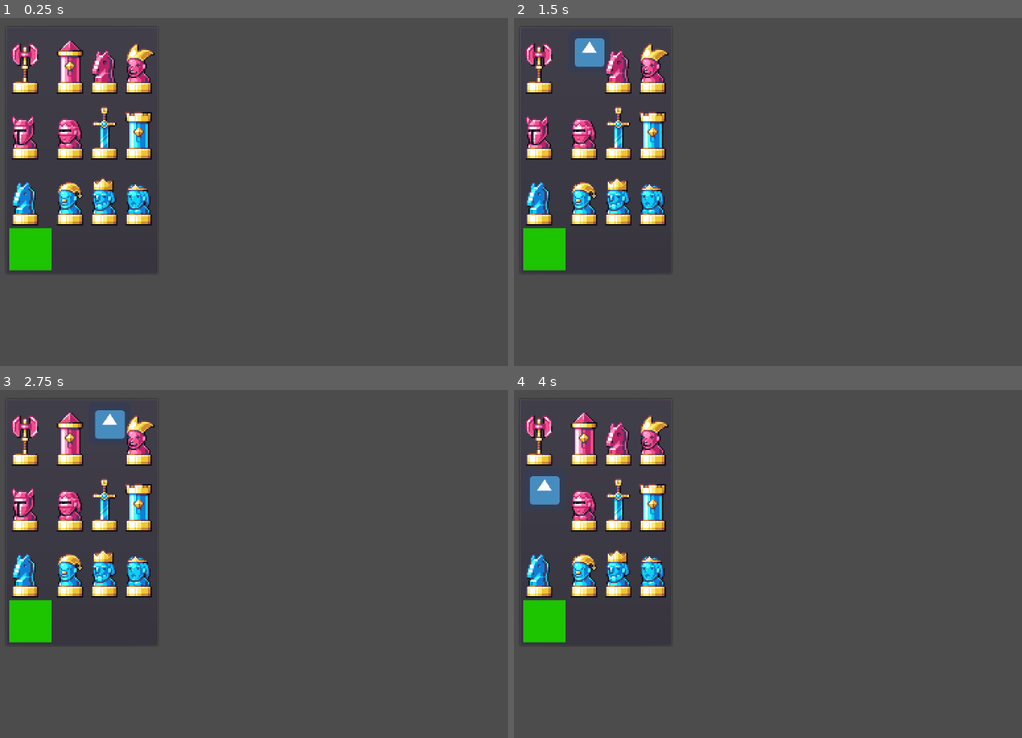
Above: before the commit, frames 1-4 (two rows, left to right).
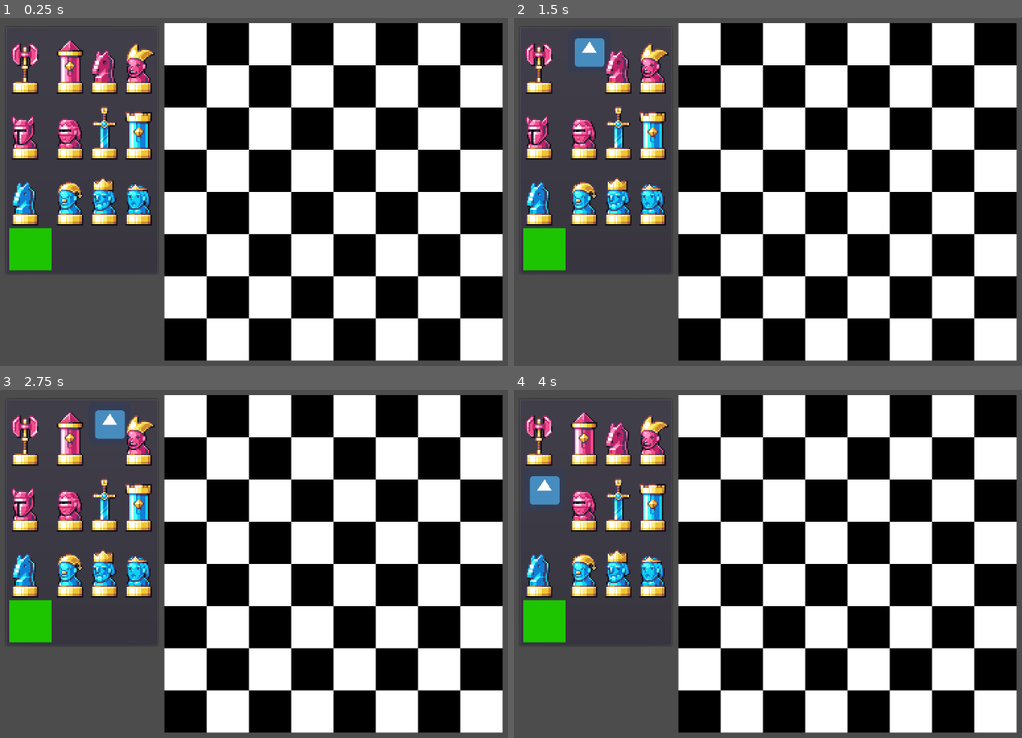
Above: after the commit, the same moments.

Repository: cis3296f22/ExcessChess
Game: Godot game, scene res://crafting_menu/CraftingMenu.tscn
Same seed, same stepped clock (60 frames per second), same inputs: the game is played once before the commit and once after it. The engine's default icon, where the game draws it, is replaced by a stand-in: a white triangle on a blue panel in a dark square.
Inputs (mouse positions are in pixels of both pictures, inside the frame that each line leads up to):
- Up to frame 1 (0.25 s): no input
- Up to frame 2 (1.5 s): click (544, 63) at 0.5 s; click (585, 63) at 1.25 s
- Up to frame 3 (2.75 s): click (106, 435) at 2 s
- Up to frame 4 (4 s): click (651, 435) at 2.75 s; click (544, 501) at 3.5 s

The runs differ from the first frame. In frame 1, 65% of the frame differs, in the area x 32-100%, y 1-99%; in frame 2, 65%; in frame 3, 65%; in frame 4, 65%.
Error before the commit: Parse Error: Too many arguments for "add_pos_linear()" call. Expected at most 6. (res://engine/move/horizontal_move.gd:27)

Commit message:
Pass rook test and horizontal movements.

Diff:
--- a/code/engine/move/horizontal_move.gd
+++ b/code/engine/move/horizontal_move.gd
@@ -14,21 +14,19 @@
 # Validates a line of spaces and adds valid spaces to the list of positions.
 # Arguments:
 # positions: The array of positions.
-# game: The game state information.
 # pos: The original position of the piece.
 # piece: The selected piece's state information.
-func add_pos(positions, game, pos, piece):
+# game: The game state information.
+func add_pos(positions, pos, piece, game):
 	var start
 	var end
 	# Check spaces to the right.
 	start = pos + 1
 	end = game.width * (pos / game.width + 1)
 	if start < end:
-		linear.add_pos_linear(positions, start, end, 1,
-				game.max_pos, piece.team, game.pieces)
+		linear.add_pos_linear(positions, start, end, 1, piece.team, game)
 	# Check spaces to the left.
 	start = pos - 1
 	end = game.width * (pos / game.width) - 1
 	if start > end:
-		linear.add_pos_linear(positions, start, end, -1,
-				game.max_pos, piece.team, game.pieces)
+		linear.add_pos_linear(positions, start, end, -1, piece.team, game)
--- a/code/engine/move/vertical_move.gd
+++ b/code/engine/move/vertical_move.gd
@@ -15,21 +15,19 @@
 # Validates a line of spaces and adds valid spaces to the list of positions.
 # Arguments:
 # positions: The array of positions.
-# game: The game state information.
 # pos: The original position of the piece.
 # piece: The selected piece's state information.
-func add_pos(positions, game, pos, piece):
+# game: The game state information.
+func add_pos(positions, pos, piece, game):
 	var start
 	var end
 	# Check spaces below.
 	start = pos + game.width
 	end = game.max_pos + 1
 	if start < end:
-		linear.add_pos_linear(positions, start, end, game.width,
-				game.max_pos, piece.team, game.pieces)
+		linear.add_pos_linear(positions, start, end, game.width, piece.team, game)
 	# Check spaces above.
 	start = pos - game.width
 	end = pos % game.width - 1
 	if start > end:
-		linear.add_pos_linear(positions, start, end, -game.width,
-				game.max_pos, piece.team, game.pieces)
+		linear.add_pos_linear(positions, start, end, -game.width, piece.team, game)
--- a/code/test/chess_piece/test_rook.gd
+++ b/code/test/chess_piece/test_rook.gd
@@ -23,8 +23,7 @@
 
 func after_each():
 	# Clear the board.
-	for index in game_state.pieces_cord:
-		game_state.remove(index)
+	game_state = GameState.new(8, 8)
 
 
 # Tests the movement of a rook that can move up, down, left, or right.
